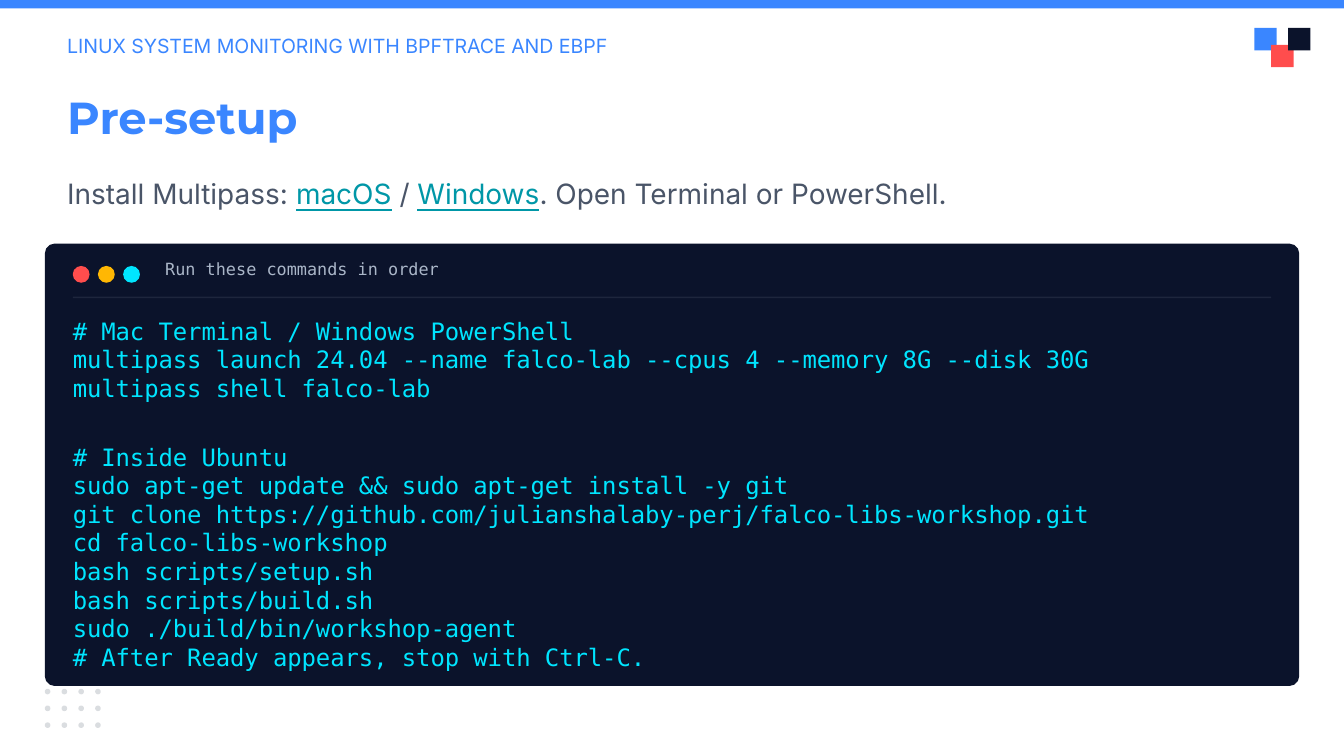
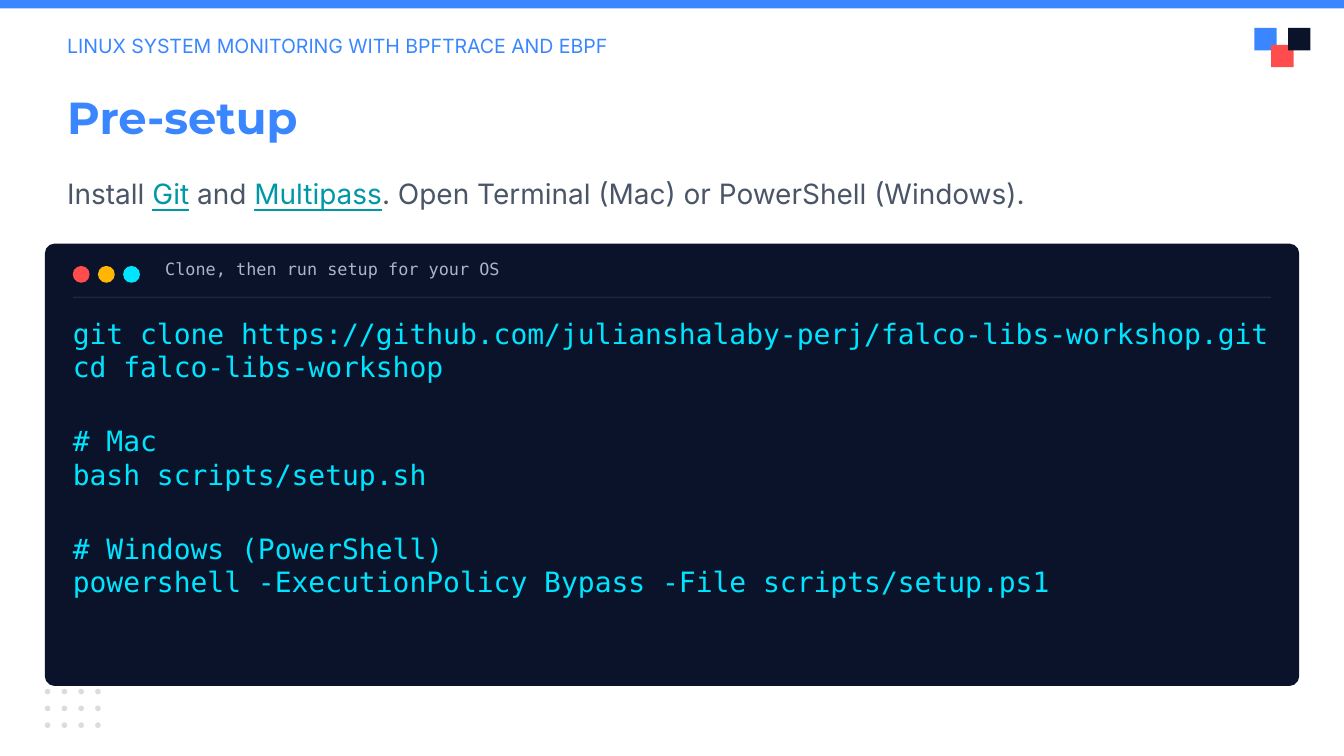
Before and after one commit to julianshalaby-perj/falco-libs-workshop, a slide deck: slide 2 of presentation/falco-libs-intro.pptx. Drawn at 1344x756 pixels with LibreOffice and Linux fonts; fonts in the diff are those of the drawing; background and template pictures are left out. Boxes give left, top, right and bottom in pixels: in the first picture for what was removed or moved away, otherwise in the second. Text is boxed around its words. In the diff, an @@ line names an element or a change of style, - is before the commit and + after.

Commit message:
Simplify pre-setup to clone and run setup

```diff
--- a/presentation/falco-libs-intro.pptx
+++ b/presentation/falco-libs-intro.pptx
@@ text at <box>67,181,1024,210</box>: text changed @@
-Install Multipass: macOS / Windows. Open Terminal or PowerShell.
+Install Git and Multipass. Open Terminal (Mac) or PowerShell (Windows).
@@ text at <box>165,262,499,279</box>: text changed @@
-Run these commands in order
+Clone, then run setup for your OS
@@ text at <box>73,321,1089,499</box>: paragraphs removed @@
-# Mac Terminal / Windows PowerShell
-multipass launch 24.04 --name falco-lab --cpus 4 --memory 8G --disk 30G
-multipass shell falco-lab
-# Inside Ubuntu
-sudo apt-get update && sudo apt-get install -y git
@@ text at <box>73,322,1268,491</box>: size 12.8 to 15 pt in "git clone https://github.com/julianshalaby-perj/falco-libs-w ...", "cd falco-libs-workshop", "bash scripts/setup.sh" @@
@@ text at <box>106,430,157,452</box>: paragraph added @@
+# Mac
@@ text at <box>73,537,1049,598</box>: text changed; size 12.8 to 15 pt @@
-bash scripts/build.sh
-sudo ./build/bin/workshop-agent
-# After Ready appears, stop with Ctrl-C.
+# Windows (PowerShell)
+powershell -ExecutionPolicy Bypass -File scripts/setup.ps1
```
Also in this commit, not shown: 1 other slide changed.
